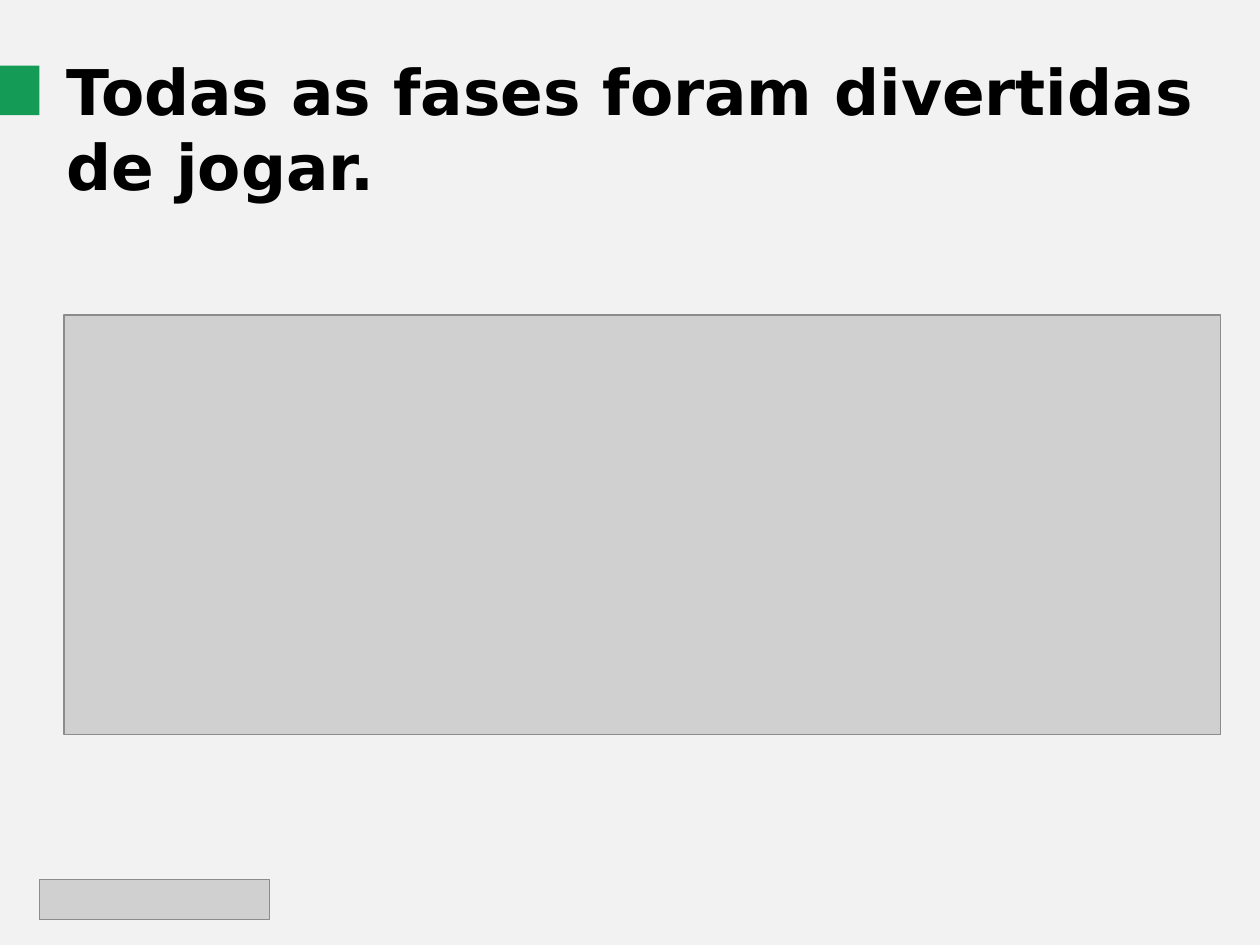
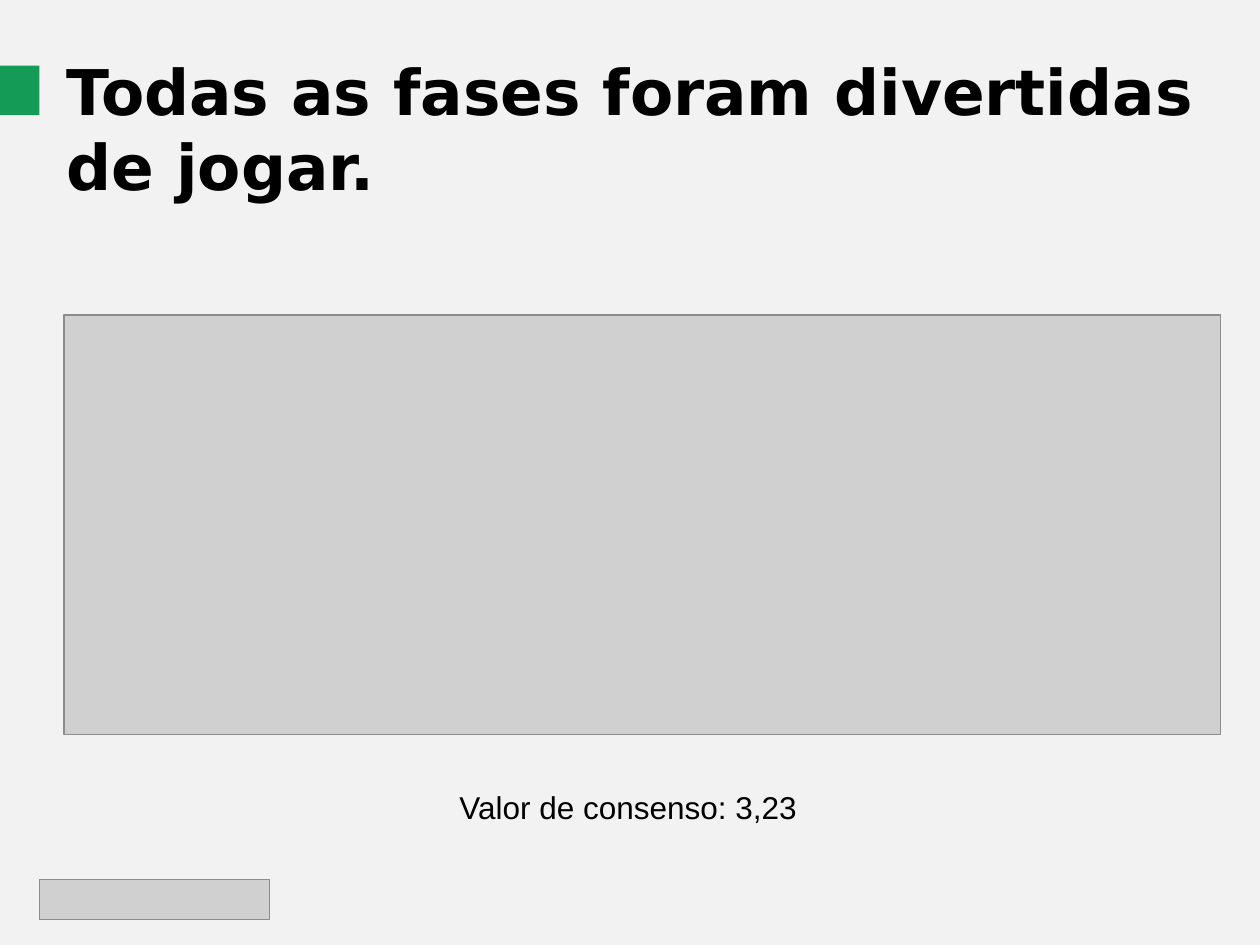
Before and after one commit to vensller/UnrealGameProject, a slide deck: slide 9 of Documentos/Apresentação.pptx. Drawn at 1260x945 pixels with LibreOffice and Linux fonts; fonts in the diff are those of the drawing; grey boxes stand for pictures. Boxes give left, top, right and bottom in pixels: in the first picture for what was removed or moved away, otherwise in the second. Text is boxed around its words. In the diff, an @@ line names an element or a change of style, - is before the commit and + after.

Commit message:
Coloquei os valores de consenso na apresentação

```diff
--- a/Documentos/Apresentação.pptx
+++ b/Documentos/Apresentação.pptx
@@ text added at [459, 796, 796, 823], 18 pt, text #000000 @@
+Valor de consenso: 3,23
```
Also in this commit, not shown: 7 other slides changed.
